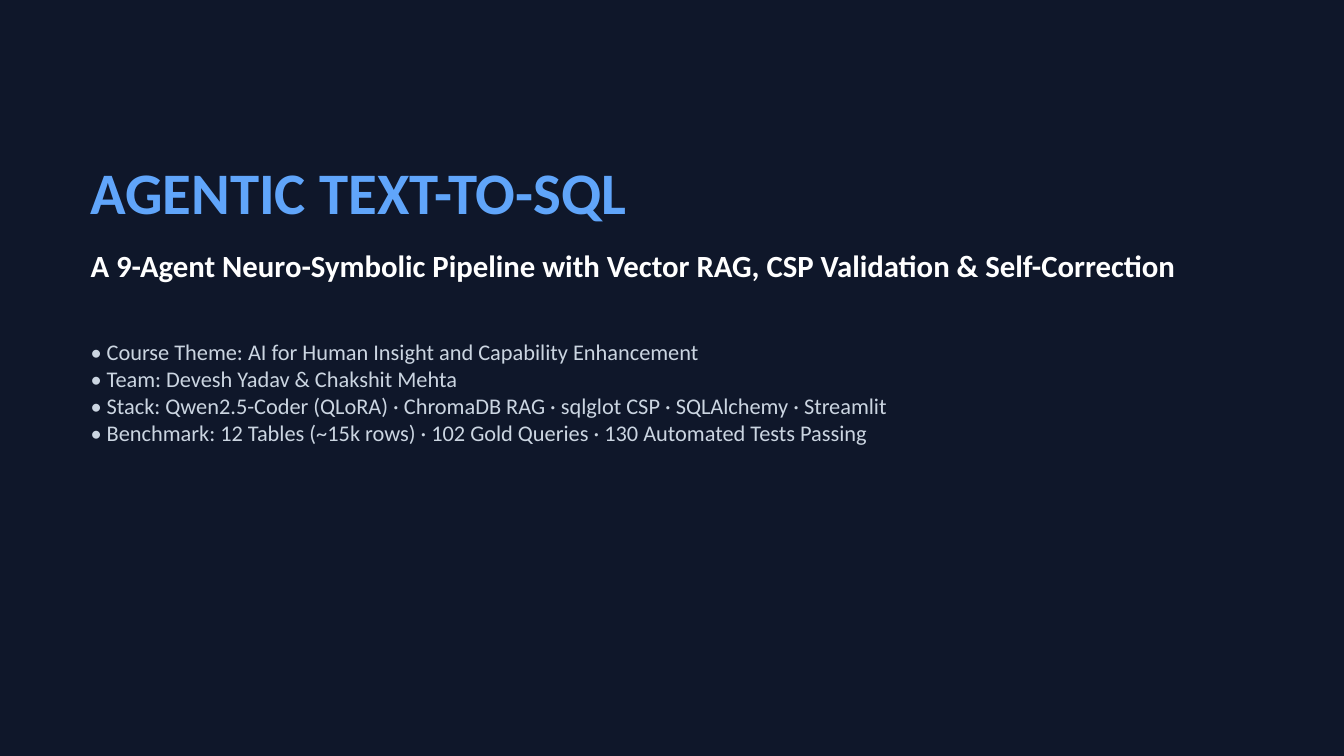
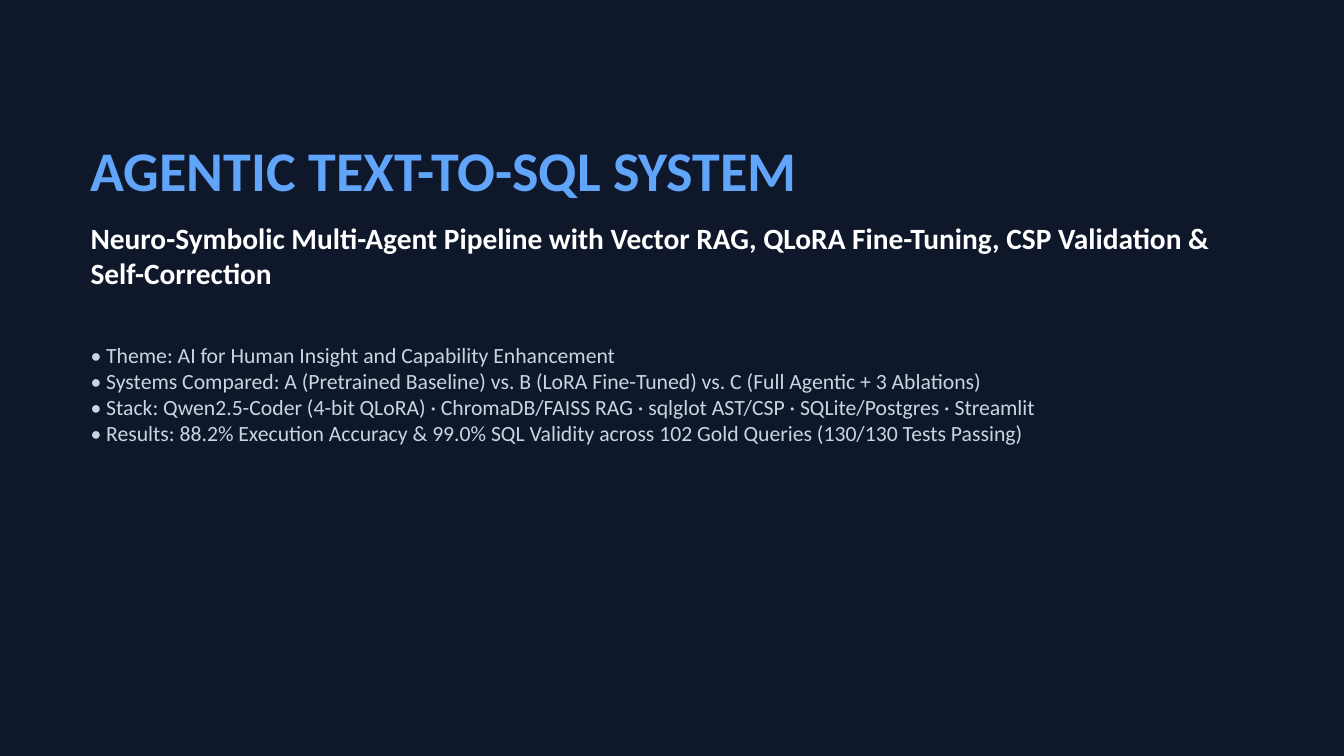
Before and after one commit to DeveshYadav85/text-to-sql, a slide deck: slide 1 of docs/Agentic_Text_to_SQL_Presentation.pptx. Drawn at 1344x756 pixels with LibreOffice and Linux fonts; fonts in the diff are those of the drawing. Boxes give left, top, right and bottom in pixels: in the first picture for what was removed or moved away, otherwise in the second. Text is boxed around its words. In the diff, an @@ line names an element or a change of style, - is before the commit and + after.

Commit message:
Update Project Report, Literature Table, and Presentation with complete Build Guide sections, code listings, and 6-way ablation study

```diff
--- a/docs/Agentic_Text_to_SQL_Presentation.pptx
+++ b/docs/Agentic_Text_to_SQL_Presentation.pptx
@@ text at (91,154,1181,445): text changed; size 16 to 15.5 pt @@
-AGENTIC TEXT-TO-SQL
-A 9-Agent Neuro-Symbolic Pipeline with Vector RAG, CSP Validation & Self-Correction
-• Course Theme: AI for Human Insight and Capability Enhancement
-• Team: Devesh Yadav & Chakshit Mehta
-• Stack: Qwen2.5-Coder (QLoRA) · ChromaDB RAG · sqlglot CSP · SQLAlchemy · Streamlit
-• Benchmark: 12 Tables (~15k rows) · 102 Gold Queries · 130 Automated Tests Passing
+AGENTIC TEXT-TO-SQL SYSTEM
+Neuro-Symbolic Multi-Agent Pipeline with Vector RAG, QLoRA Fine-Tuning, CSP Validation & Self-Correction
+• Theme: AI for Human Insight and Capability Enhancement
+• Systems Compared: A (Pretrained Baseline) vs. B (LoRA Fine-Tuned) vs. C (Full Agentic + 3 Ablations)
+• Stack: Qwen2.5-Coder (4-bit QLoRA) · ChromaDB/FAISS RAG · sqlglot AST/CSP · SQLite/Postgres · Streamlit
+• Results: 88.2% Execution Accuracy & 99.0% SQL Validity across 102 Gold Queries (130/130 Tests Passing)
```
Also in this commit, not shown: 10 other slides changed, 1 slide added, 1 slide removed, 5 other files.
